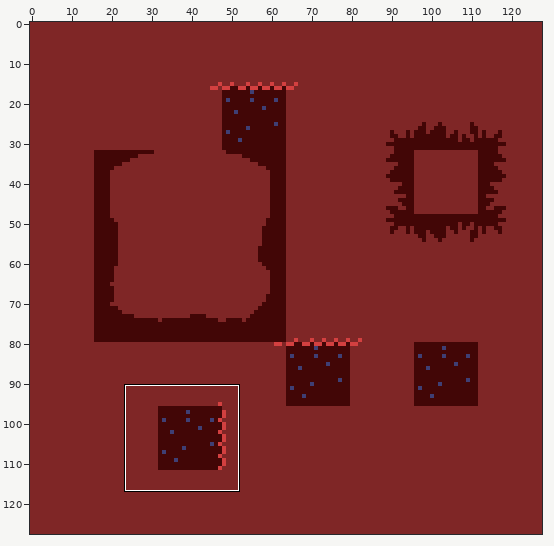
Edited in one commit: sprite sheet (tilesets/HelltileWalls.png). The picture above shows the old version from afar; the outline marks the close-up.
Close-up. First the earlier version:
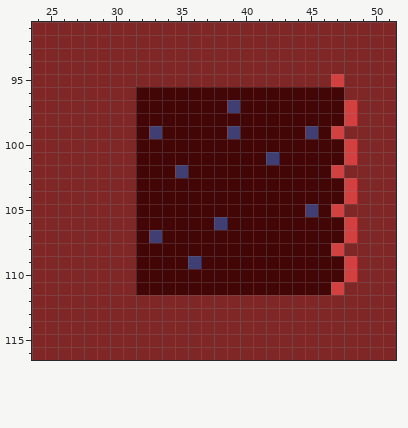
The file is 128x128 pixels. Shown: x 24..51, y 91..116.
New version:
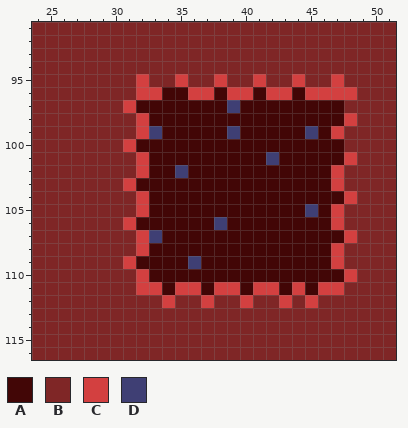
Palette (. is transparent): A #420606  B #7f2626  C #d34040  D #3f3f74
Diff:
y 95: x 32 B -> C; x 35 B -> C; x 38 B -> C; x 41 B -> C; x 44 B -> C
y 96: x 32..33 AA -> CC; x 36..37 AA -> CC; x 39..40 AA -> CC; x 42..43 AA -> CC; x 45..48 AAAB -> CCCC
y 97: x 31 B -> C; x 48 C -> B
y 98..99: x 32 A -> C
y 100: x 31 B -> C; x 48 C -> B
y 101..102: x 32 A -> C
y 103: x 31 B -> C; x 47..48 AC -> CB
y 104..105: x 32 A -> C
y 106: x 31 B -> C; x 47..48 AC -> CB
y 107..108: x 32 A -> C
y 109: x 31 B -> C; x 47..48 AC -> CB
y 110: x 32 A -> C
y 111: x 32..33 AA -> CC; x 35..36 AA -> CC; x 38..39 AA -> CC; x 41..42 AA -> CC; x 44 A -> C; x 46 A -> C
y 112: x 34 B -> C; x 37 B -> C; x 40 B -> C; x 43 B -> C; x 45 B -> C
Pixel boxes of the changes (left, top, right, bottom) in both close-ups:
changed: (123, 74, 357, 308)
